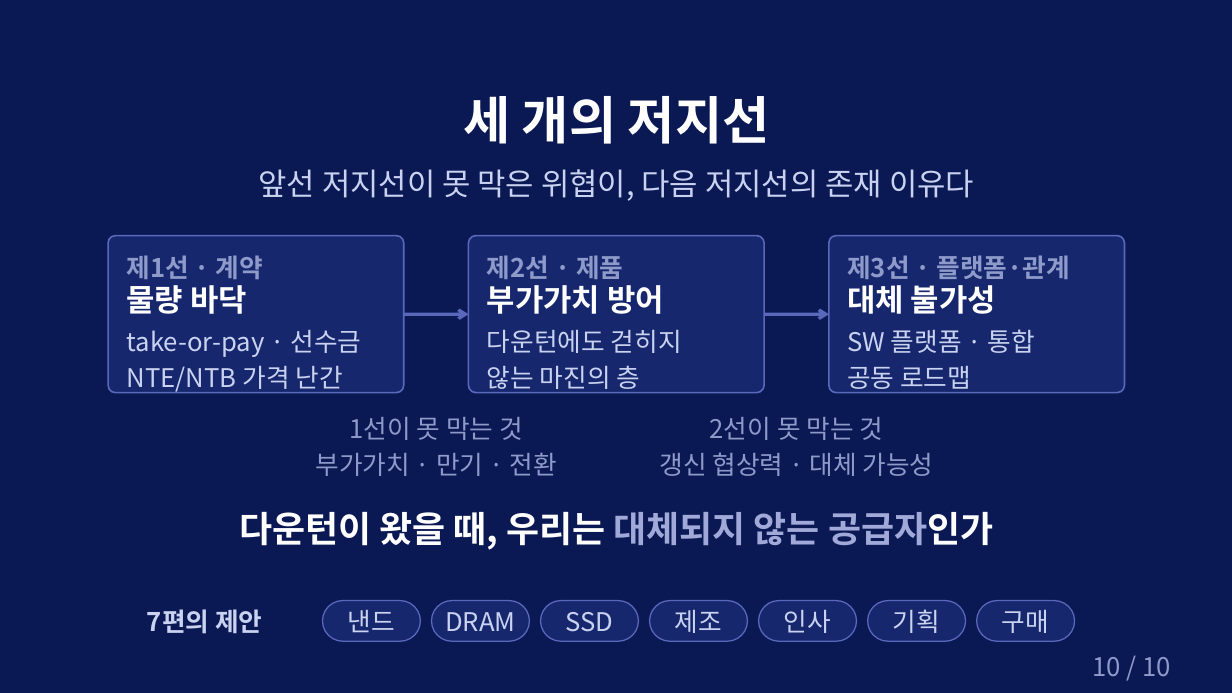
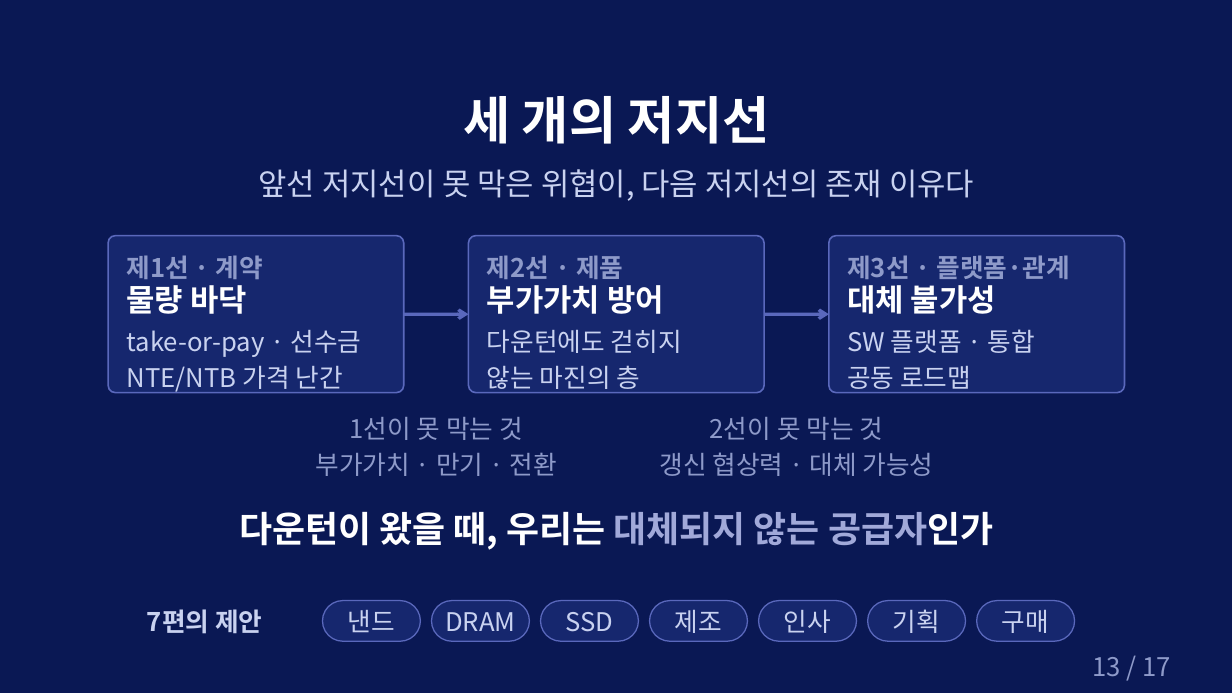
Before and after one commit to k31001/action-learning, a slide deck: slide 13 of outputs/presentation/storyline-common-overview.pptx (slide 10 before the commit). Drawn at 1232x693 pixels with LibreOffice and Linux fonts; fonts in the diff are those of the drawing; background and template pictures are left out. Boxes give left, top, right and bottom in pixels: in the first picture for what was removed or moved away, otherwise in the second. Text is boxed around its words. In the diff, an @@ line names an element or a change of style, - is before the commit and + after.

```diff
--- a/outputs/presentation/storyline-common-overview.pptx
+++ b/outputs/presentation/storyline-common-overview.pptx
@@ text at [1092,657,1171,676]: text changed @@
-10 / 10
+13 / 17
```
Also in this commit, not shown: 8 other slides changed, 7 slides added, 4 other files.
